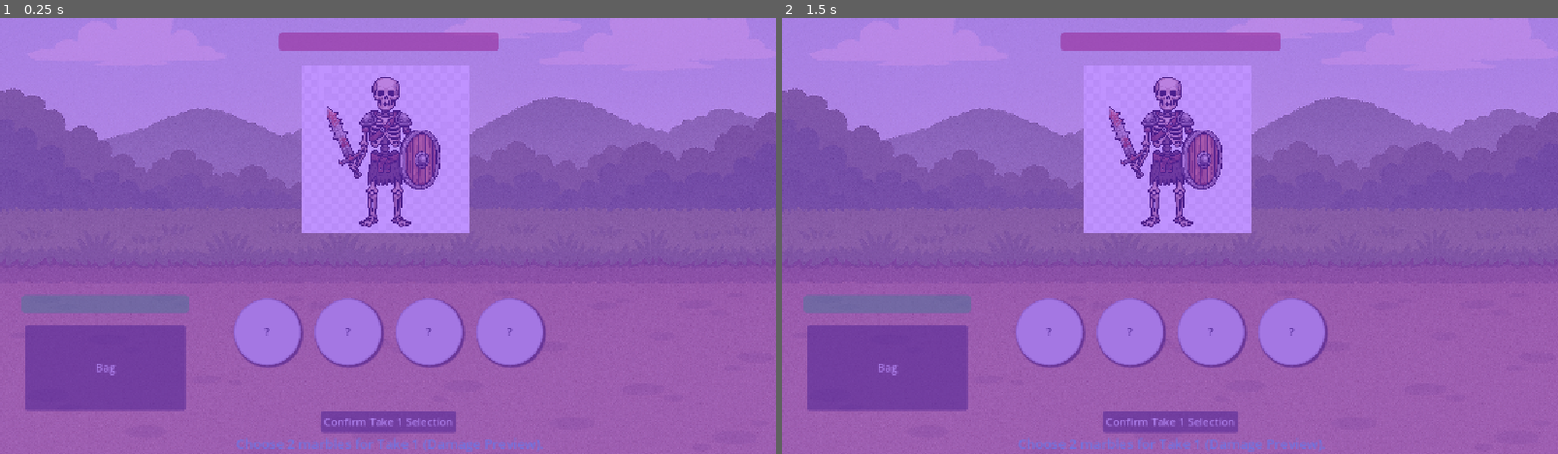
Above: before the commit, frames 1-2 (left to right).
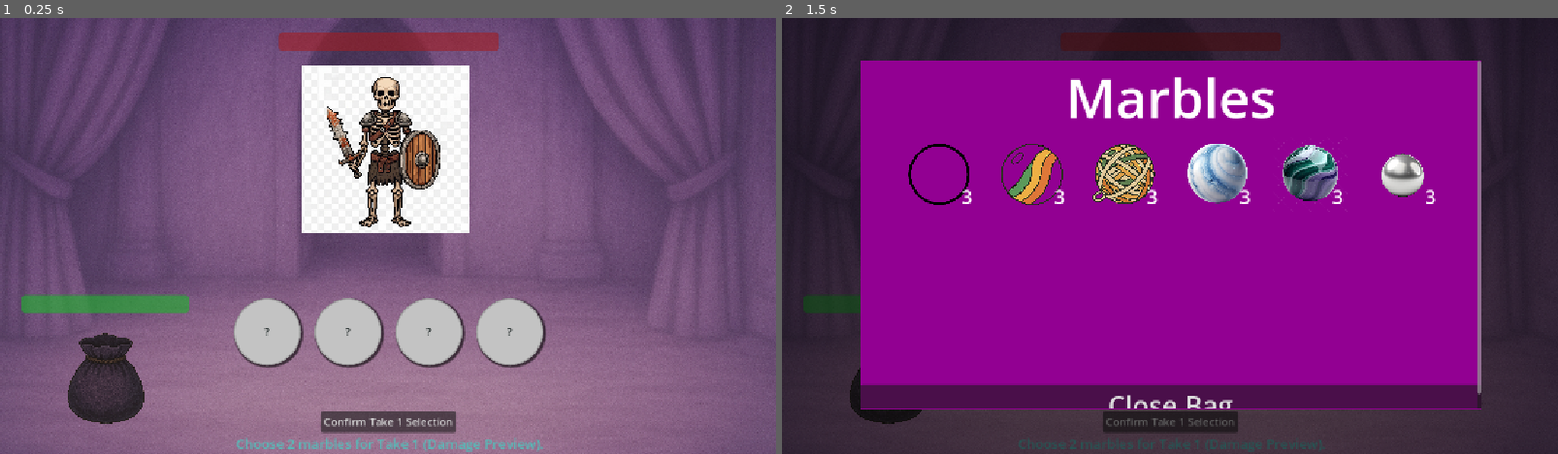
Above: after the commit, the same moments.

Repository: A-coder152/marble-magic
Game: Godot game, scene res://scenes/game_scene.tscn
Two runs of this game, one before a commit and one after it. Both use one fixed random seed, a clock stepped at 60 frames per second and the inputs below.
Inputs (mouse positions are in pixels of both pictures, inside the frame that each line leads up to; where the layout moved, square brackets give the same spot in the first picture):
- Up to frame 1 (0.25 s): no input
- Up to frame 2 (1.5 s): click (890, 379) [890, 366] at 0.5 s; click (937, 174) at 1.27 s

The runs differ from the first frame. In frame 1, 100% of the frame differs, in the area x 0-100%, y 0-100%; in frame 2, 100%.

Commit message:
bgs and textures, shop fight bag etc

Diff:
--- a/marbles/hyponsis.tres
+++ b/marbles/hyponsis.tres
@@ -1,14 +1,14 @@
 [gd_resource type="Resource" script_class="Marble" load_steps=3 format=3 uid="uid://bad7q3xqjvvym"]
 
 [ext_resource type="Script" uid="uid://dohx58gu44s2" path="res://marbles/marble_resource.gd" id="1_d7h2n"]
-[ext_resource type="Texture2D" uid="uid://uumqbagpk3pj" path="res://images/marbles/lightning.png" id="2_6lq2t"]
+[ext_resource type="Texture2D" uid="uid://blelhdkpa0i3" path="res://images/marbles/hypnosis.png" id="2_d7h2n"]
 
 [resource]
 script = ExtResource("1_d7h2n")
 title = "Hypnosis Marble"
 cost = 2
 description = "Stuns the enemy. Totally lost on this one."
-texture = ExtResource("2_6lq2t")
+texture = ExtResource("2_d7h2n")
 damage = 0
 heal = 0
 effects = Array[int]([4])
--- a/marbles/lightning.tres
+++ b/marbles/lightning.tres
@@ -1,7 +1,7 @@
 [gd_resource type="Resource" script_class="Marble" load_steps=3 format=3 uid="uid://m8wqtmrcn0h2"]
 
 [ext_resource type="Script" uid="uid://dohx58gu44s2" path="res://marbles/marble_resource.gd" id="1_y5k2q"]
-[ext_resource type="Texture2D" uid="uid://blelhdkpa0i3" path="res://images/marbles/hypnosis.png" id="2_y5k2q"]
+[ext_resource type="Texture2D" uid="uid://uumqbagpk3pj" path="res://images/marbles/lightning.png" id="2_y5k2q"]
 
 [resource]
 script = ExtResource("1_y5k2q")
--- a/scenes/bag.tscn
+++ b/scenes/bag.tscn
@@ -5,15 +5,18 @@
 [node name="Bag" type="Control"]
 custom_minimum_size = Vector2(1152, 648)
 layout_mode = 3
-anchors_preset = 5
+anchors_preset = 8
 anchor_left = 0.5
+anchor_top = 0.5
 anchor_right = 0.5
-offset_left = -431.0
-offset_top = 72.0
-offset_right = 721.0
-offset_bottom = 720.0
+anchor_bottom = 0.5
+offset_left = -460.0
+offset_top = -261.0
+offset_right = 692.0
+offset_bottom = 387.0
 grow_horizontal = 2
-scale = Vector2(0.75, 0.75)
+grow_vertical = 2
+scale = Vector2(0.8, 0.8)
 script = ExtResource("1_6bjnb")
 
 [node name="ColorRect" type="ColorRect" parent="."]
--- a/scenes/game_scene.tscn
+++ b/scenes/game_scene.tscn
@@ -1,10 +1,11 @@
-[gd_scene load_steps=6 format=3 uid="uid://bwk4ath0ei7ax"]
+[gd_scene load_steps=7 format=3 uid="uid://bwk4ath0ei7ax"]
 
 [ext_resource type="Script" uid="uid://ckfuboxgcdu1x" path="res://scripts/GameScene.gd" id="1_mlf6e"]
 [ext_resource type="Texture2D" uid="uid://cju3wng6rhao8" path="res://images/enemy.png" id="2_bw6k5"]
 [ext_resource type="PackedScene" uid="uid://bo5twrprw2cma" path="res://scenes/bag.tscn" id="2_onqr8"]
-[ext_resource type="Texture2D" uid="uid://bvqw8ef88ji7y" path="res://images/choppedbg.png" id="2_y3j0m"]
+[ext_resource type="Texture2D" uid="uid://dvldwwbyju003" path="res://images/bg.png" id="2_y3j0m"]
 [ext_resource type="PackedScene" uid="uid://d2atoeymmwgmc" path="res://scenes/shop.tscn" id="3_ycayy"]
+[ext_resource type="Texture2D" uid="uid://cthtkvk6httgc" path="res://images/bag.png" id="4_rurhu"]
 
 [node name="Main" type="Control"]
 layout_mode = 3
@@ -117,15 +118,18 @@
 grow_vertical = 0
 text = "Confirm Selection"
 
-[node name="BagBtn" type="Button" parent="."]
+[node name="BagBtn" type="TextureButton" parent="."]
 layout_mode = 0
-offset_left = 37.0
-offset_top = 456.0
-offset_right = 275.0
-offset_bottom = 583.0
-text = "Bag"
+offset_left = 70.0
+offset_top = 452.0
+offset_right = 244.0
+offset_bottom = 629.0
+texture_normal = ExtResource("4_rurhu")
+ignore_texture_size = true
+stretch_mode = 4
 
 [node name="BGBeta" type="ColorRect" parent="."]
+visible = false
 layout_mode = 1
 anchors_preset = 15
 anchor_right = 1.0
--- a/scenes/shop.tscn
+++ b/scenes/shop.tscn
@@ -1,8 +1,10 @@
-[gd_scene load_steps=4 format=3 uid="uid://d2atoeymmwgmc"]
+[gd_scene load_steps=6 format=3 uid="uid://d2atoeymmwgmc"]
 
 [ext_resource type="Script" uid="uid://o3bd76c5uftp" path="res://scripts/shop.gd" id="1_lx5au"]
 [ext_resource type="Texture2D" uid="uid://c2lby63veavjx" path="res://images/coin.png" id="2_1l46r"]
+[ext_resource type="Texture2D" uid="uid://b3ehtv1cr1rml" path="res://images/shopbg.png" id="2_2fc2m"]
 [ext_resource type="PackedScene" uid="uid://bo5twrprw2cma" path="res://scenes/bag.tscn" id="2_xfvoa"]
+[ext_resource type="Texture2D" uid="uid://cthtkvk6httgc" path="res://images/bag.png" id="3_8r1wq"]
 
 [node name="Control" type="Control"]
 layout_mode = 3
@@ -13,7 +15,23 @@
 grow_vertical = 2
 script = ExtResource("1_lx5au")
 
+[node name="TextureRect" type="TextureRect" parent="."]
+layout_mode = 1
+anchors_preset = 15
+anchor_right = 1.0
+anchor_bottom = 1.0
+offset_left = -166.0
+offset_top = -19.0
+offset_right = 192.0
+offset_bottom = 213.0
+grow_horizontal = 2
+grow_vertical = 2
+texture = ExtResource("2_2fc2m")
+expand_mode = 1
+stretch_mode = 4
+
 [node name="ColorRect" type="ColorRect" parent="."]
+visible = false
 layout_mode = 1
 anchors_preset = 15
 anchor_right = 1.0
@@ -64,12 +82,12 @@
 
 [node name="Button" type="Button" parent="."]
 layout_mode = 0
-offset_left = 90.0
-offset_top = 524.0
-offset_right = 351.0
-offset_bottom = 599.0
+offset_left = 51.0
+offset_top = 194.0
+offset_right = 323.0
+offset_bottom = 269.0
 theme_override_font_sizes/font_size = 48
-text = "Close Shop"
+text = "Leave Shop"
 
 [node name="coins" type="Label" parent="."]
 layout_mode = 0
@@ -80,14 +98,15 @@
 theme_override_font_sizes/font_size = 36
 text = "Coins: "
 
-[node name="BagBtn" type="Button" parent="."]
+[node name="BagBtn" type="TextureButton" parent="."]
 layout_mode = 0
-offset_left = 78.0
-offset_top = 188.0
-offset_right = 372.0
-offset_bottom = 401.0
-theme_override_font_sizes/font_size = 30
-text = "Bag"
+offset_left = 42.0
+offset_top = 363.0
+offset_right = 336.0
+offset_bottom = 642.0
+texture_normal = ExtResource("3_8r1wq")
+ignore_texture_size = true
+stretch_mode = 4
 
 [node name="coinimg" type="TextureRect" parent="."]
 layout_mode = 0
--- a/scripts/bag.gd
+++ b/scripts/bag.gd
@@ -7,10 +7,13 @@
 var marbles_listed = []
 var in_shop = false
 var counter = 1
+var since_last_change = 0
 
 func _ready() -> void:
+	since_last_change = 0
 	counter = 0
 	var marble_containers = [$ScrollContainer/VBoxContainer/HBoxContainer, $ScrollContainer/VBoxContainer/HBoxContainer2, $ScrollContainer/VBoxContainer/HBoxContainer3, $ScrollContainer/VBoxContainer/HBoxContainer4]
+	marbles_container = marble_containers[counter]
 	marbles_listed = []
 	for container in marble_containers:
 		for child in container.get_children():
@@ -26,11 +29,14 @@
 			new_marble.setup_marble()
 			marbles_listed.append(marble)
 			marbles_container.add_child(new_marble)
-		if len(marbles_container.get_children()) >= 6:
+			since_last_change += 1
+		if since_last_change >= 6:
+			print(marbles_container.get_children())
 			var old_marbles_container = marbles_container
 			counter += 1
 			marbles_container = marble_containers[counter]
 			print(marbles_container == old_marbles_container)
+			since_last_change = 0
 
 
 func _on_close_button_pressed() -> void:
Binary file added: images/bag.png
Not shown, changed: images/bag.png.import
Binary file added: images/bg.png
Not shown, added: images/bg.png.import
Binary file removed: images/choppedbg.png
Binary file added: images/shopbg.png
Not shown, added: images/shopbg.png.import
